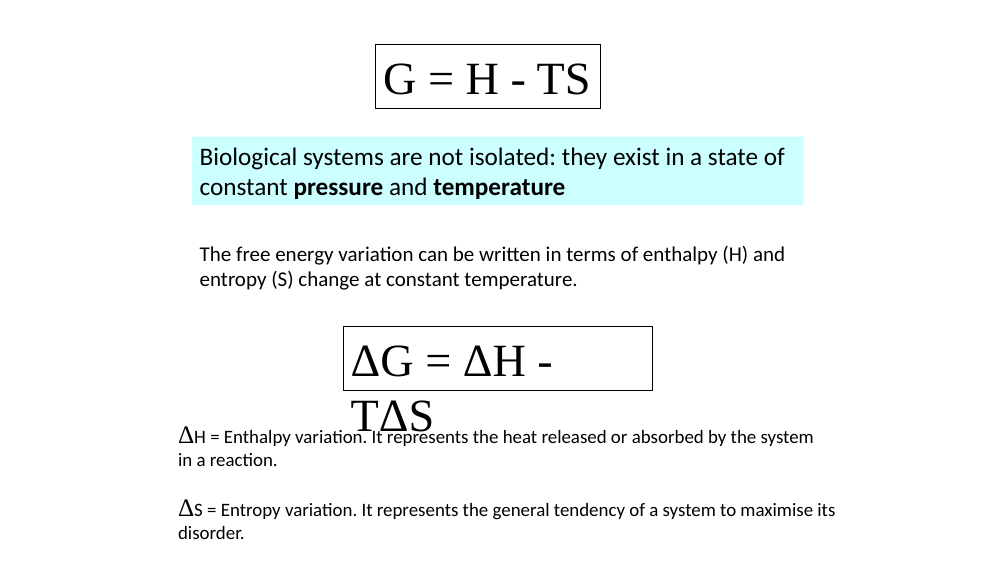
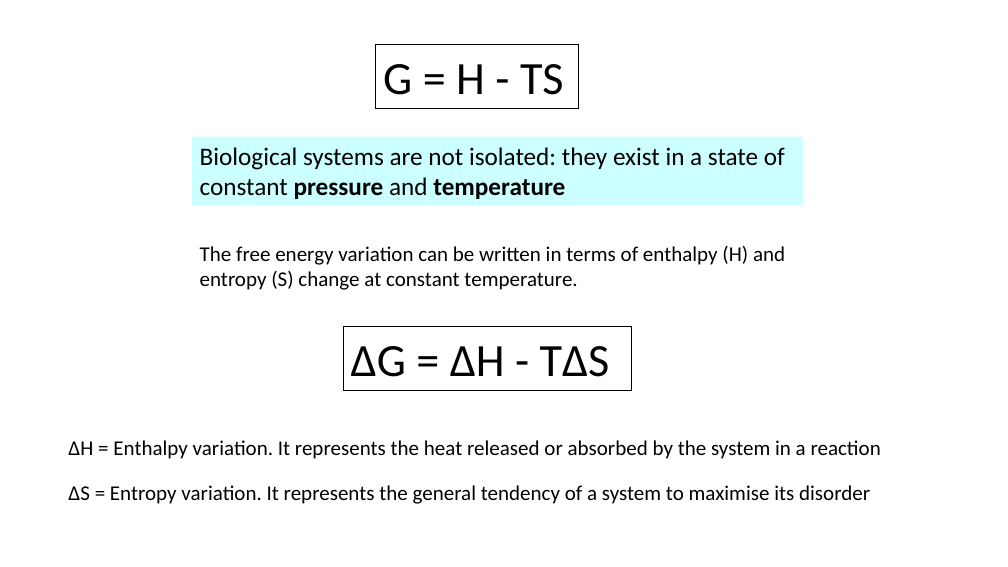
Before and after one commit to Protein-Interactions/protein_interactions, a slide deck: slide 6 of presentations/2-forces_at_play_in_protein_interactions-2021.pptx (slide 7 before the commit). Drawn at 1008x567 pixels with LibreOffice and Linux fonts; fonts in the diff are those of the drawing. Boxes give left, top, right and bottom in pixels: in the first picture for what was removed or moved away, otherwise in the second. Text is boxed around its words. In the diff, an @@ line names an element or a change of style, - is before the commit and + after.

```diff
--- a/presentations/2-forces_at_play_in_protein_interactions-2021.pptx
+++ b/presentations/2-forces_at_play_in_protein_interactions-2021.pptx
@@ rectangle "G = H - TS" at <box>376,45,578,108</box>: font Times New Roman to Calibri @@
@@ rectangle "G = H - TS": place and size @@
-rectangle "G = H - TS" at <box>376,45,600,108</box>
+rectangle "G = H - TS" at <box>376,45,578,108</box>
@@ rectangle "ΔG = ΔH - TΔS": place and size @@
-rectangle "ΔG = ΔH - TΔS" at <box>343,327,653,390</box>
+rectangle "ΔG = ΔH - TΔS" at <box>343,327,631,390</box>
@@ rectangle "ΔG = ΔH - TΔS" at <box>343,327,631,390</box>: font Times New Roman to Calibri @@
@@ text at <box>68,440,881,459</box>: text changed; size 18 to 20 pt @@
-ΔH = Enthalpy variation. It represents the heat released or absorbed by the system in a reaction.
+ΔH = Enthalpy variation. It represents the heat released or absorbed by the system in a reaction
@@ text at <box>68,485,870,504</box>: text changed; size 18 to 20 pt @@
-ΔS = Entropy variation. It represents the general tendency of a system to maximise its disorder.
+ΔS = Entropy variation. It represents the general tendency of a system to maximise its disorder
```
Also in this commit, not shown: 12 other slides changed, 1 slide added, 2 slides removed.
